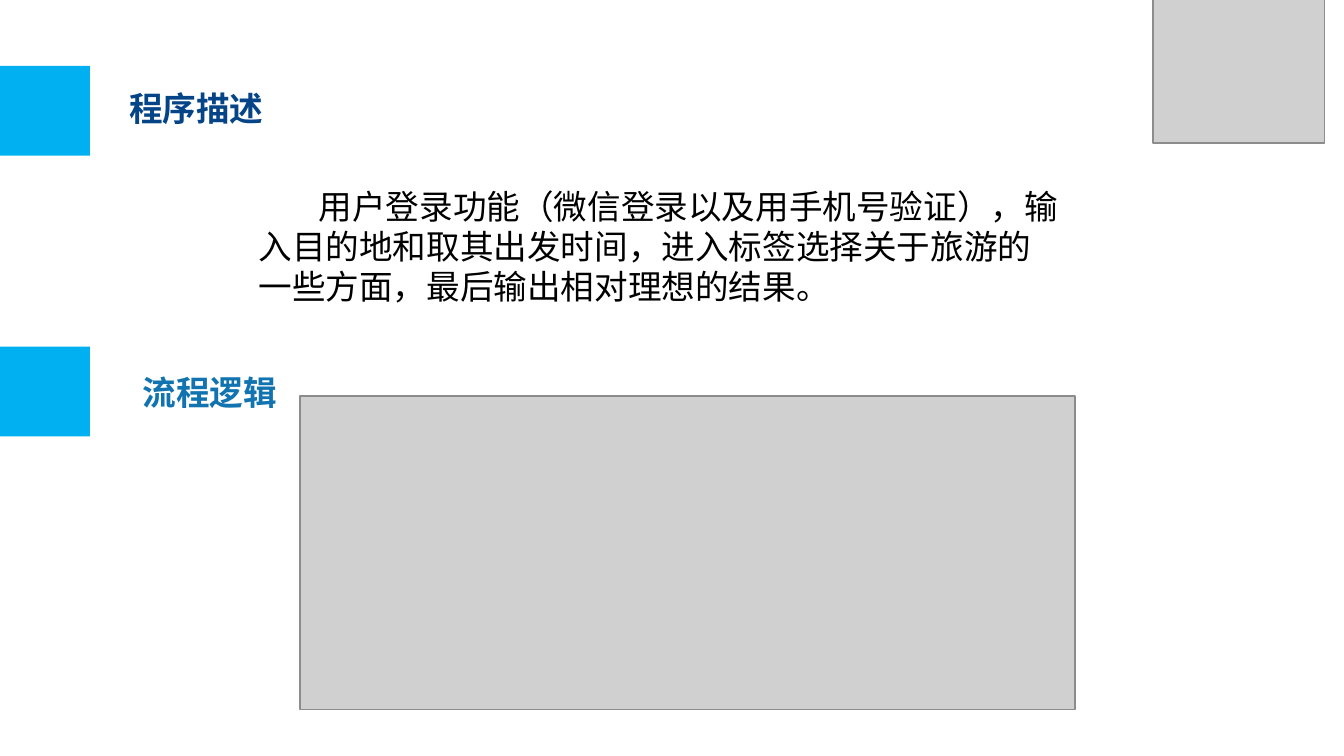
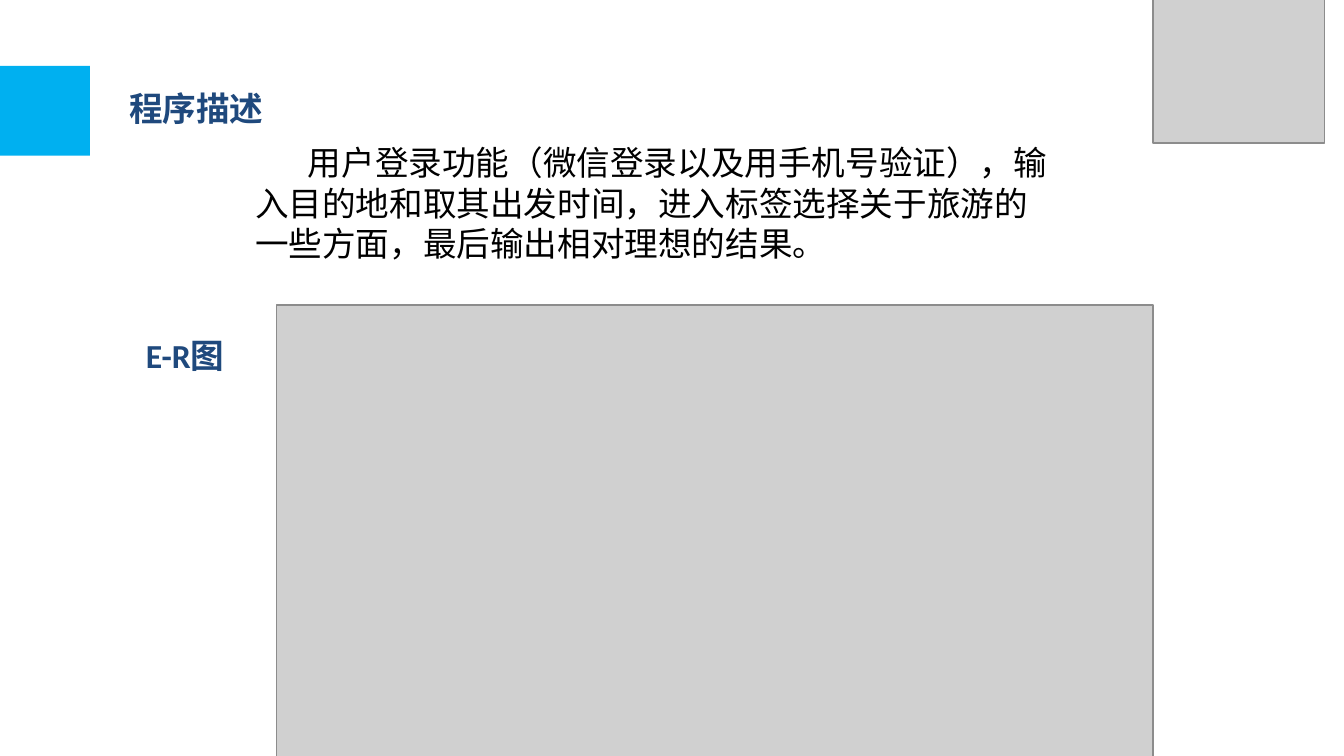
Before and after one commit to LEMONccccc/software, a slide deck: slide 15 of 详细设计.pptx. Drawn at 1344x756 pixels with LibreOffice and Linux fonts; fonts in the diff are those of the drawing; grey boxes stand for pictures; background and template pictures are left out. Boxes give left, top, right and bottom in pixels: in the first picture for what was removed or moved away, otherwise in the second. Text is boxed around its words. In the diff, an @@ line names an element or a change of style, - is before the commit and + after.

```diff
--- a/详细设计.pptx
+++ b/详细设计.pptx
@@ text "程序描述" at [129, 92, 263, 124]: text colour #054487 to #1F497D @@
@@ text "用户登录功能（微信登录以及用手机号验证），输入目的地和取其出发时间，进入标签选择关于旅游的一些方面，最后输出相对理想的结 ..." rewrapped from [259, 190, 1058, 303] to [255, 146, 1047, 260] @@
@@ picture: place and size @@
-picture at [300, 396, 1075, 710]
+picture at [277, 305, 1153, 756]
@@ rectangle removed at [0, 347, 90, 437] @@
@@ text added at [146, 340, 225, 371], 18 pt, text #1F497D, bold @@
+E-R图
@@ text removed at [143, 376, 277, 408] @@
-流程逻辑
```
Also in this commit, not shown: 7 other slides changed, 2 slides added.
